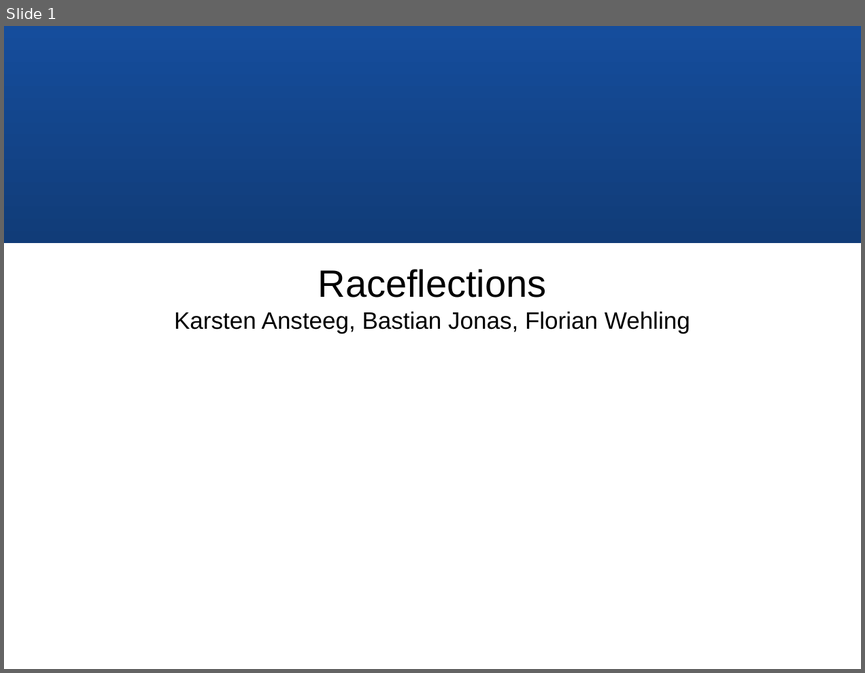
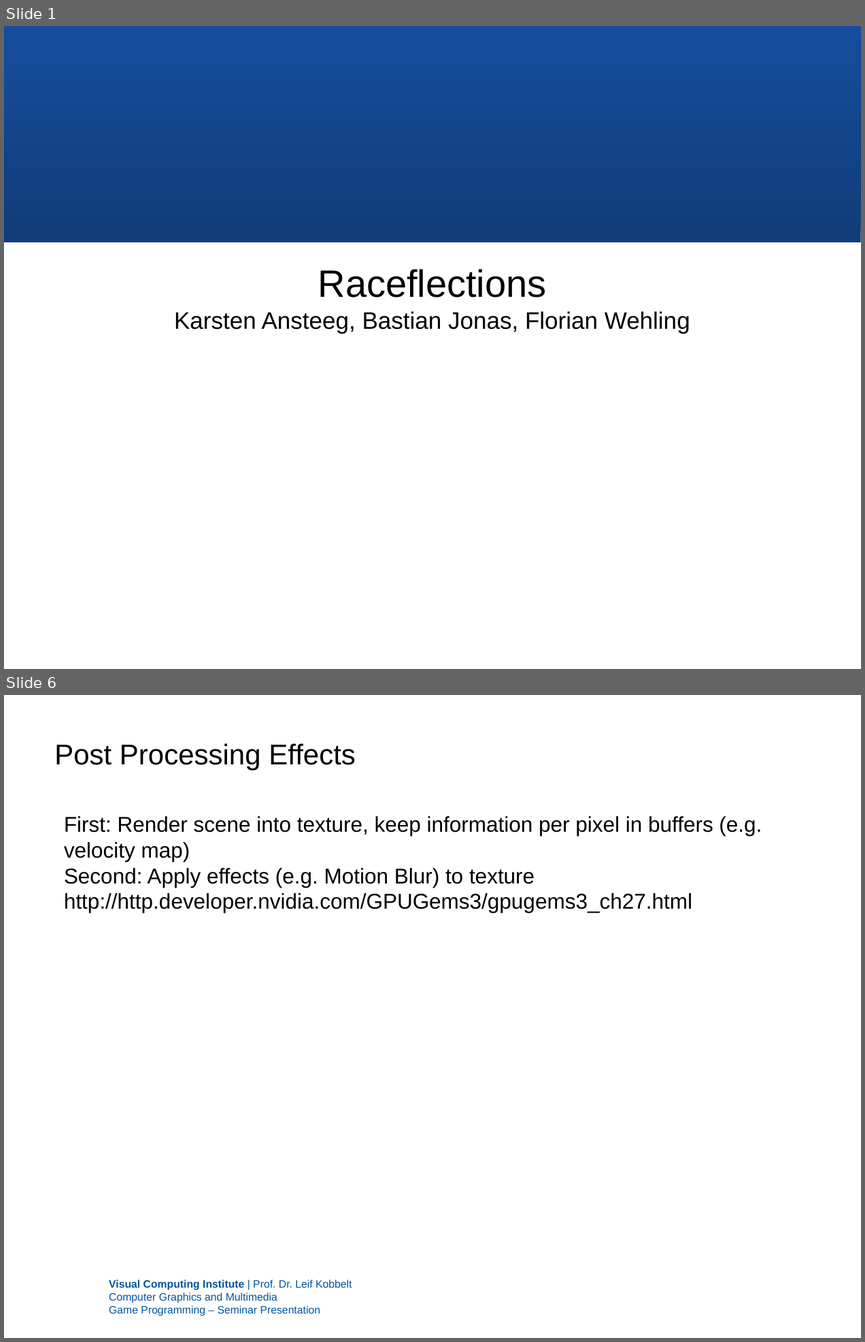
Before and after one commit to F-Wehling/raceflection, a slide deck: presentation/Seminar Presentation Slides.pptx. Shown one above the other, each under a label of ours: slide 1 before the commit, slides 1 and 6 after it; the slides between them are not shown. The pictures are 865x673 and 865x1342 pixels, drawn with LibreOffice and Linux fonts; fonts in the diff are those of the drawing; background and template pictures are left out. Boxes give left, top, right and bottom in pixels: in the first picture for what was removed or moved away, otherwise in the second. Text is boxed around its words. In the diff, an @@ line names an element or a change of style, - is before the commit and + after.

```diff
--- a/presentation/Seminar Presentation Slides.pptx
+++ b/presentation/Seminar Presentation Slides.pptx
@@ slide 6 added at bbox=[4, 695, 861, 1338], background picture (left out); not listed: 1 template element that a slide beside it also shows @@
@@ text added at bbox=[54, 743, 356, 770], 24 pt, text #000000 @@
+Post Processing Effects
@@ text added at bbox=[64, 816, 762, 913], 18 pt, text #000000 @@
+First: Render scene into texture, keep information per pixel in buffers (e.g. velocity map)
+Second: Apply effects (e.g. Motion Blur) to texture
+http://http.developer.nvidia.com/GPUGems3/gpugems3_ch27.html
@@ text added at bbox=[109, 1279, 351, 1316], 9 pt, text #00549F @@
+Visual Computing Institute | Prof. Dr. Leif Kobbelt
+Computer Graphics and Multimedia
+Game Programming – Seminar Presentation
```
Also in this commit, not shown: 3 slides changed, 2 other slides added, 4 slides removed.
